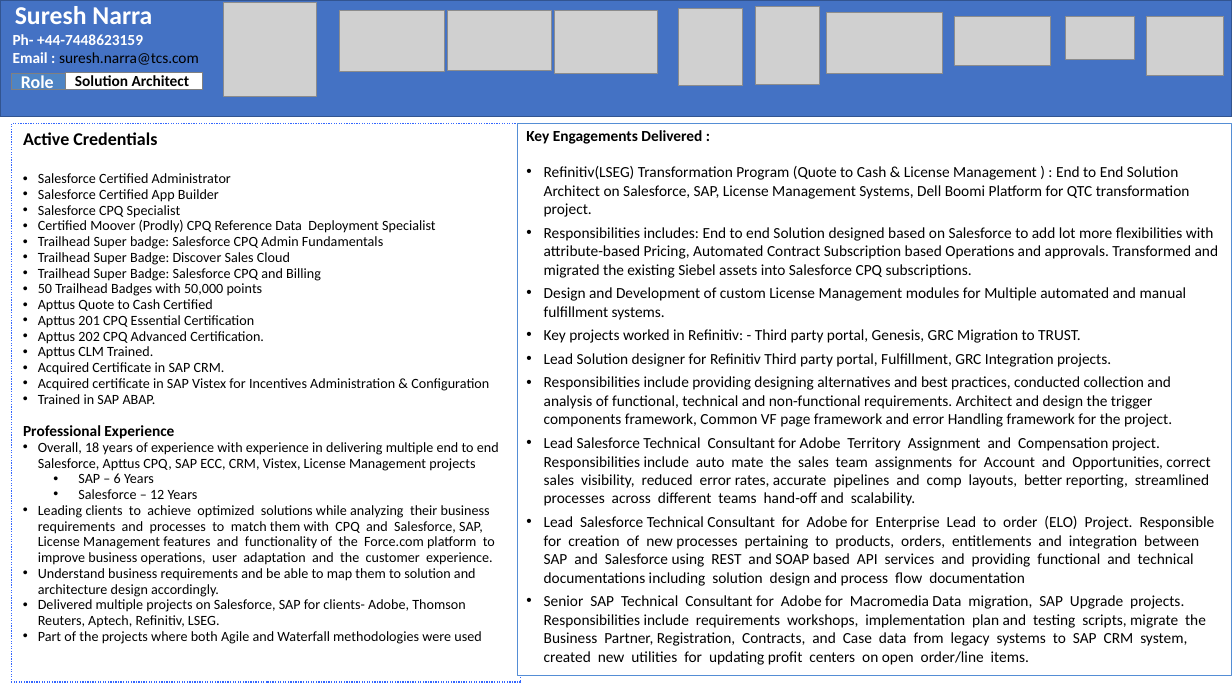
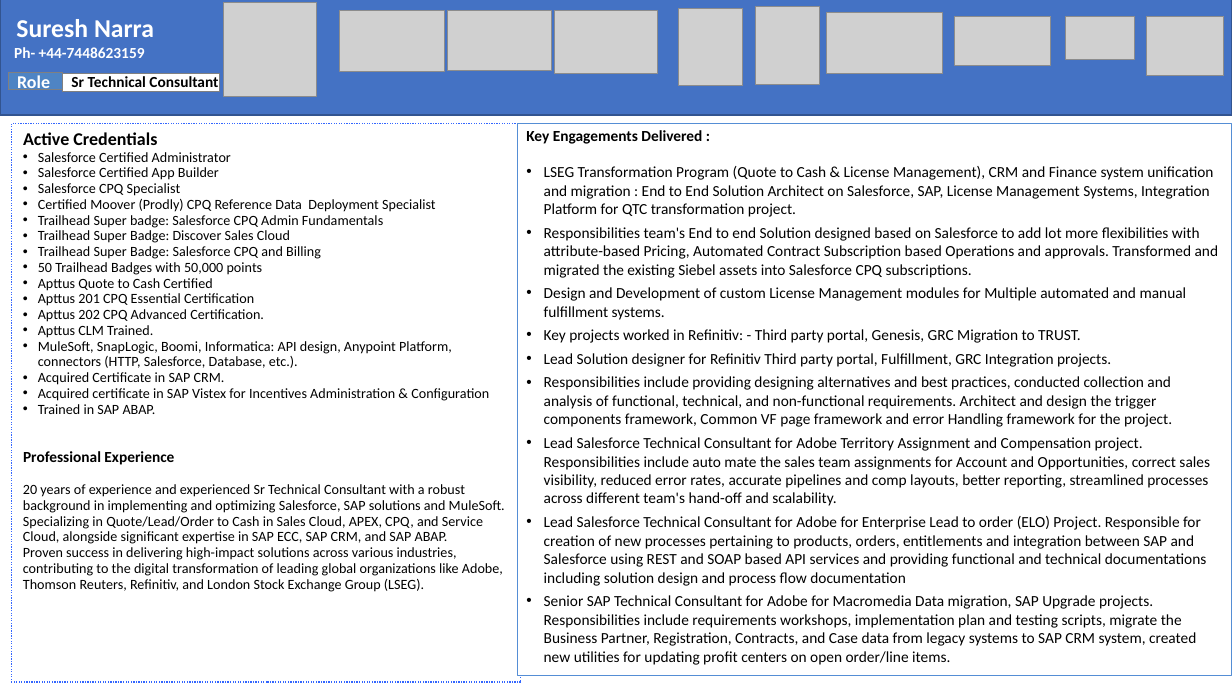
Before and after one commit to sureshnarra/sureshnarra, a slide deck: slide 1 of Suresh Narra.pptx. Drawn at 1232x693 pixels with LibreOffice and Linux fonts; fonts in the diff are those of the drawing; grey boxes stand for pictures. Boxes give left, top, right and bottom in pixels: in the first picture for what was removed or moved away, otherwise in the second. Text is boxed around its words. In the diff, an @@ line names an element or a change of style, - is before the commit and + after.

```diff
--- a/Suresh Narra.pptx
+++ b/Suresh Narra.pptx
@@ text at box(13, 52, 199, 65): paragraph removed @@
-Email : suresh.narra@tcs.com
@@ rectangle "Role": place and size @@
-rectangle "Role" at box(12, 73, 67, 90)
+rectangle "Role" at box(8, 73, 63, 90)
@@ rectangle "Sr Technical Consultant": place and size @@
-rectangle "Sr Technical Consultant" at box(66, 72, 202, 90)
+rectangle "Sr Technical Consultant" at box(62, 74, 219, 91)
@@ text in rectangle at box(71, 76, 218, 92): text changed @@
-Solution Architect
+Sr Technical Consultant
@@ text in rectangle at box(544, 166, 1219, 278): text changed @@
-• Refinitiv(LSEG) Transformation Program (Quote to Cash & License Management ) : End to End Solution Architect on Salesforce, SAP, License Management Systems, Dell Boomi Platform for QTC transformation project.
-• Responsibilities includes: End to end Solution designed based on Salesforce to add lot more flexibilities with attribute-based Pricing, Automated Contract Subscription based Operations and approvals. Transformed and migrated the existing Siebel assets into Salesforce CPQ subscriptions.
+• LSEG Transformation Program (Quote to Cash & License Management), CRM and Finance system unification and migration : End to End Solution Architect on Salesforce, SAP, License Management Systems, Integration Platform for QTC transformation project.
+• Responsibilities team's End to end Solution designed based on Salesforce to add lot more flexibilities with attribute-based Pricing, Automated Contract Subscription based Operations and approvals. Transformed and migrated the existing Siebel assets into Salesforce CPQ subscriptions.
@@ text in rectangle at box(38, 341, 452, 368): paragraph added @@
+• MuleSoft, SnapLogic, Boomi, Informatica: API design, Anypoint Platform, connectors (HTTP, Salesforce, Database, etc.).
@@ text in rectangle at box(544, 376, 1210, 506): text changed @@
-• Responsibilities include providing designing alternatives and best practices, conducted collection and analysis of functional, technical and non-functional requirements. Architect and design the trigger components framework, Common VF page framework and error Handling framework for the project.
-• Lead Salesforce Technical Consultant for Adobe Territory Assignment and Compensation project. Responsibilities include auto mate the sales team assignments for Account and Opportunities, correct sales visibility, reduced error rates, accurate pipelines and comp layouts, better reporting, streamlined processes across different teams hand-off and scalability.
+• Responsibilities include providing designing alternatives and best practices, conducted collection and analysis of functional, technical, and non-functional requirements. Architect and design the trigger components framework, Common VF page framework and error Handling framework for the project.
+• Lead Salesforce Technical Consultant for Adobe Territory Assignment and Compensation project. Responsibilities include auto mate the sales team assignments for Account and Opportunities, correct sales visibility, reduced error rates, accurate pipelines and comp layouts, better reporting, streamlined processes across different team's hand-off and scalability.
@@ text in rectangle at box(23, 484, 505, 592): text changed @@
-• Overall, 18 years of experience with experience in delivering multiple end to end Salesforce, Apttus CPQ, SAP ECC, CRM, Vistex, License Management projects
-  • SAP – 6 Years
-  • Salesforce – 12 Years
-• Leading clients to achieve optimized solutions while analyzing their business requirements and processes to match them with CPQ and Salesforce, SAP, License Management features and functionality of the Force.com platform to improve business operations, user adaptation and the customer experience.
-• Understand business requirements and be able to map them to solution and architecture design accordingly.
-• Delivered multiple projects on Salesforce, SAP for clients- Adobe, Thomson Reuters, Aptech, Refinitiv, LSEG.
-• Part of the projects where both Agile and Waterfall methodologies were used
+20 years of experience and experienced Sr Technical Consultant with a robust background in implementing and optimizing Salesforce, SAP solutions and MuleSoft. Specializing in Quote/Lead/Order to Cash in Sales Cloud, APEX, CPQ, and Service Cloud, alongside significant expertise in SAP ECC, SAP CRM, and SAP ABAP.
+Proven success in delivering high-impact solutions across various industries, contributing to the digital transformation of leading global organizations like Adobe, Thomson Reuters, Refinitiv, and London Stock Exchange Group (LSEG).
```
